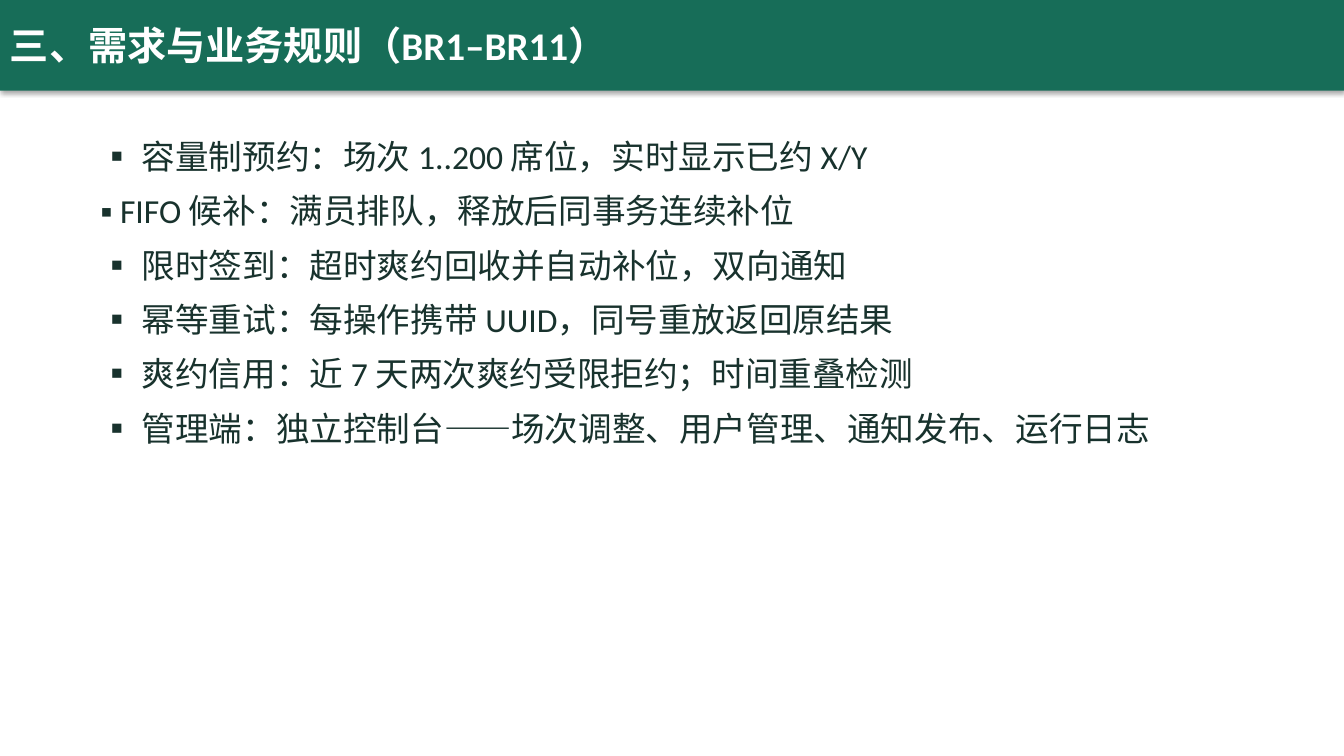
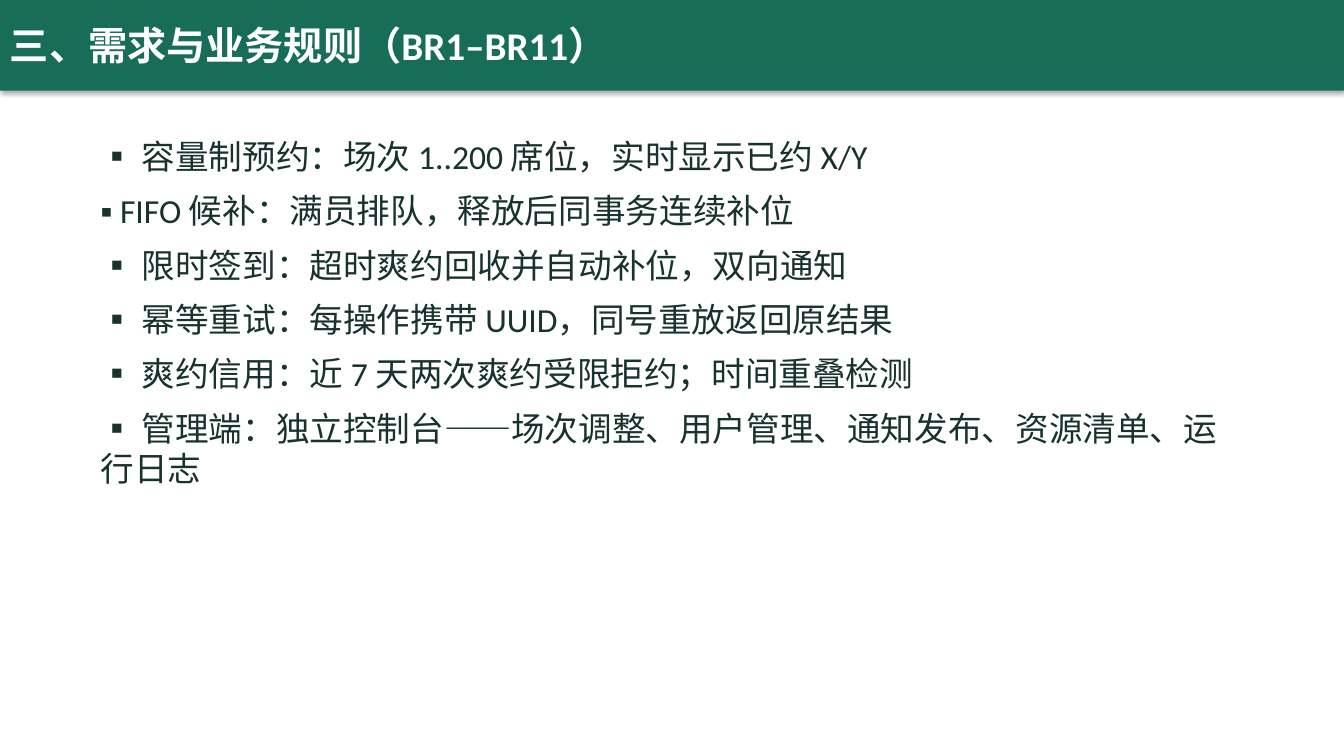
Before and after one commit to yq6666-66/lab-booking-system, a slide deck: slide 4 of docs/thesis/答辩演示.pptx. Drawn at 1344x756 pixels with LibreOffice and Linux fonts; fonts in the diff are those of the drawing. Boxes give left, top, right and bottom in pixels: in the first picture for what was removed or moved away, otherwise in the second. Text is boxed around its words. In the diff, an @@ line names an element or a change of style, - is before the commit and + after.

Commit message:
feat: r13 资源管理一体化——实验室资源清单与利用率统计（1.4.0）
课题更名「资源管理与预约候补一体化」后补齐标题承诺的能力：
- assets 表幂等建表（实验室内资源名唯一，状态 AVAILABLE/MAINTENANCE/DISABLED）
- 管理端资源增改 API + 控制台「资源管理」页签（共 11 页签）
- 用户端预约页实时展示所选实验室资源清单（不含已停用资源）
- 资源利用率：按实验室聚合场次/席位/预约/签到/爽约，统计页表格 + CSV 导出
- 种子预置五类典型资源；T41/T42 断言组（集成达 44 项）；契约扩至 30 端点
- CONTRACT/CHANGELOG/README/PROGRESS/ER 图(assets+1:N 配备)/论文 3-4 章/PPT 同步
- 修复：asset_admin UPDATE 绑定格式串错位（issisi→ssisi，变参越界段错误）、
  spec 缺省空指针、db_rows REAL 列字符串化导致 seats=0、利用率路由分派笔误

```diff
--- a/docs/thesis/答辩演示.pptx
+++ b/docs/thesis/答辩演示.pptx
@@ text at box(101, 412, 1217, 484): text changed @@
-▪ 管理端：独立控制台——场次调整、用户管理、通知发布、运行日志
+▪ 管理端：独立控制台——场次调整、用户管理、通知发布、资源清单、运行日志
```
Also in this commit, not shown: 4 other slides changed, 21 other files.
